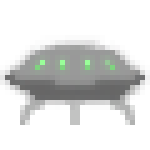
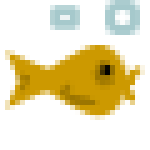
Comparing the layer stacks of the two 150px x 150px images. Changes:
added layer "fish" above "Layer 27 copy" over <box>5,0,145,120</box>
hid group "ufo" (2 layers) over <box>0,35,150,125</box>
